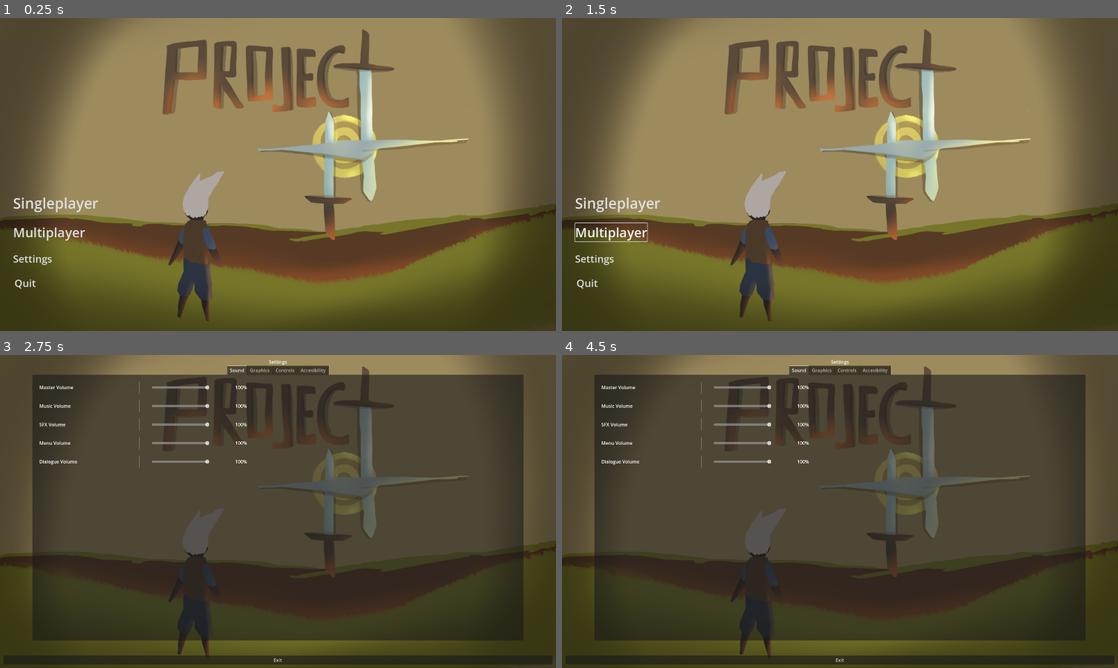
Above: before the commit, frames 1-4 (two rows, left to right).
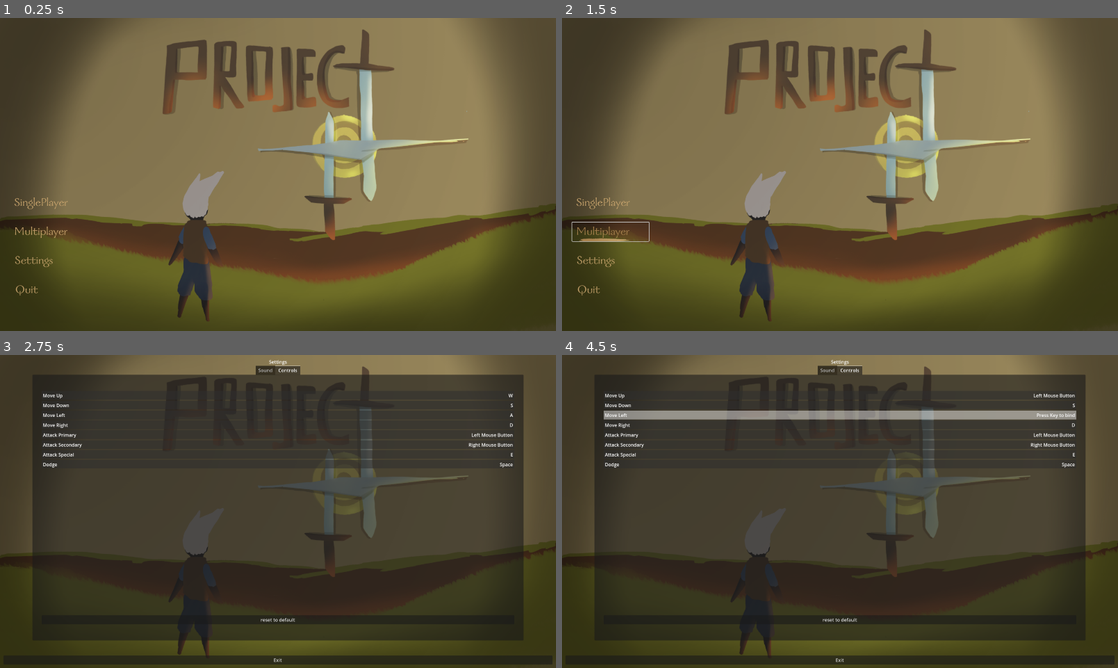
Above: after the commit, the same moments.

Repository: bradlycarpenter/Project-H-Phase-2
Game: Godot game, scene res://local_assets/main_menu/src/main_menu.tscn
Same seed, same stepped clock (60 frames per second), same inputs: the game is played once before the commit and once after it. This scene is started directly instead of the project's main scene.
Inputs (mouse positions are in pixels of both pictures, inside the frame that each line leads up to; where the layout moved, square brackets give the same spot in the first picture):
- Up to frame 1 (0.25 s): no input
- Up to frame 2 (1.5 s): click (612, 202) [617, 202] at 0.5 s; click (612, 230) at 1.25 s
- Up to frame 3 (2.75 s): click (50, 599) [33, 596] at 2 s
- Up to frame 4 (4.5 s): click (840, 395) at 2.77 s; click (840, 405) at 3.52 s; click (840, 414) at 4.27 s

The runs differ from the first frame. In frame 1, 12% of the frame differs, in the area x 2-49%, y 0-89%; in frame 2, 12%, in the area x 1-49%, y 0-89%; in frame 3, 3.4%; in frame 4, 5.8%.

Commit message:
added/main_menu assets

Diff:
--- a/local_assets/main_menu/src/main_menu.gd
+++ b/local_assets/main_menu/src/main_menu.gd
@@ -8,7 +8,8 @@
 @onready var margin_container := $MarginContainer
 @onready var pup_option_menu: SettingMenu = $pup_option_menu
 @onready var audio_stream_player_2d: AudioStreamPlayer2D = $MusicStreamPlayer/AudioStreamPlayer2D
-@export_file("*.tscn") var Level
+@export_file("*.tscn") var single_lvl
+@export_file("*.tscn") var multiplayer_lvl
 
 #const LEVEL_1 = preload(Level)
 
@@ -16,9 +17,14 @@
 func on_start_pressed() -> void:
 	audio_stream_player_2d.play()
 	await get_tree().create_timer(0.2).timeout
-	get_tree().change_scene_to_packed(Level)
+	get_tree().change_scene_to_packed(single_lvl)
+
+func on_multi_player_button() -> void:
+	audio_stream_player_2d.play()
+	get_tree().change_scene_to_packed(multiplayer_lvl)
 
 func on_exit_pressed() -> void:
+	audio_stream_player_2d.play()
 	get_tree().quit()
 
 func on_option_pressed() -> void:
@@ -33,6 +39,7 @@
 
 func handle_connecting_signals() -> void:
 	start_button.button_down.connect(on_start_pressed)
+	multi_player_button.button_down.connect(on_multi_player_button)
 	option_button.button_down.connect(on_option_pressed)
 	exit_button.button_down.connect(on_exit_pressed)
 	pup_option_menu.exit_options_menu.connect(on_exit_option_menu)
--- a/local_assets/main_menu/src/main_menu.tscn
+++ b/local_assets/main_menu/src/main_menu.tscn
@@ -1,26 +1,84 @@
-[gd_scene load_steps=14 format=3 uid="uid://dbt7y8gw23iq8"]
+[gd_scene load_steps=30 format=3 uid="uid://dbt7y8gw23iq8"]
 
 [ext_resource type="Script" path="res://local_assets/main_menu/src/main_menu.gd" id="1_nn26d"]
 [ext_resource type="PackedScene" uid="uid://cbx2n121vhxdh" path="res://local_assets/main_menu/src/pup_option_menu.tscn" id="2_kvfmr"]
 [ext_resource type="Texture2D" uid="uid://ce5u55xhptkk8" path="res://local_assets/main_menu/art/Untitled_Artwork.png" id="2_tncnw"]
+[ext_resource type="Texture2D" uid="uid://bg4q18fkldlpe" path="res://local_assets/main_menu/art/singleplayer_hover.png" id="3_4odbn"]
 [ext_resource type="Script" path="res://local_assets/main_menu/src/pup_option_menu.gd" id="3_gsqtq"]
 [ext_resource type="AudioStream" uid="uid://blbnpyhtal6xi" path="res://local_assets/main_menu/audio/A_Main Menu.ogg" id="4_k24rs"]
+[ext_resource type="Texture2D" uid="uid://de2vwww1glqoy" path="res://local_assets/main_menu/art/singleplayer.png" id="4_r7byn"]
+[ext_resource type="Texture2D" uid="uid://bxe5pmkv5iwv7" path="res://local_assets/main_menu/art/multiplayer_hover.png" id="5_sns03"]
+[ext_resource type="Texture2D" uid="uid://bju6haomi17uv" path="res://local_assets/main_menu/art/multiplayer.png" id="6_81tf0"]
+[ext_resource type="Texture2D" uid="uid://cshd0anf3r0tu" path="res://local_assets/main_menu/art/settings_hover.png" id="7_ceklf"]
+[ext_resource type="Texture2D" uid="uid://d3gfagjg4yalx" path="res://local_assets/main_menu/art/settings.png" id="7_mv1d7"]
+[ext_resource type="Texture2D" uid="uid://xkbpg34oqk60" path="res://local_assets/main_menu/art/quit_hover.png" id="8_24877"]
+[ext_resource type="Texture2D" uid="uid://exwd57i5n87d" path="res://local_assets/main_menu/art/quit.png" id="9_j4xbw"]
 
-[sub_resource type="StyleBoxEmpty" id="StyleBoxEmpty_fj72a"]
+[sub_resource type="StyleBoxEmpty" id="StyleBoxEmpty_f64u8"]
 
-[sub_resource type="StyleBoxEmpty" id="StyleBoxEmpty_v6tue"]
+[sub_resource type="StyleBoxTexture" id="StyleBoxTexture_abxch"]
+texture = ExtResource("3_4odbn")
+texture_margin_left = 265.0
+texture_margin_top = 65.0
+expand_margin_left = 40.0
 
-[sub_resource type="StyleBoxEmpty" id="StyleBoxEmpty_wtqao"]
+[sub_resource type="StyleBoxEmpty" id="StyleBoxEmpty_td7f8"]
 
-[sub_resource type="StyleBoxEmpty" id="StyleBoxEmpty_nvo0b"]
+[sub_resource type="StyleBoxTexture" id="StyleBoxTexture_d6pm7"]
+texture = ExtResource("4_r7byn")
+texture_margin_left = 265.0
+texture_margin_top = 65.0
+expand_margin_left = 40.0
 
-[sub_resource type="StyleBoxEmpty" id="StyleBoxEmpty_w7vyn"]
+[sub_resource type="StyleBoxEmpty" id="StyleBoxEmpty_yecsr"]
 
-[sub_resource type="StyleBoxEmpty" id="StyleBoxEmpty_o4rbc"]
+[sub_resource type="StyleBoxTexture" id="StyleBoxTexture_84wup"]
+texture = ExtResource("5_sns03")
+texture_margin_left = 265.0
+texture_margin_top = 65.0
+expand_margin_left = 40.0
 
-[sub_resource type="StyleBoxEmpty" id="StyleBoxEmpty_3a4ow"]
+[sub_resource type="StyleBoxEmpty" id="StyleBoxEmpty_8x3pr"]
 
-[sub_resource type="StyleBoxEmpty" id="StyleBoxEmpty_x8jca"]
+[sub_resource type="StyleBoxTexture" id="StyleBoxTexture_i3m6o"]
+texture = ExtResource("6_81tf0")
+texture_margin_left = 265.0
+texture_margin_top = 65.0
+expand_margin_left = 40.0
+axis_stretch_horizontal = 1
+axis_stretch_vertical = 1
+
+[sub_resource type="StyleBoxEmpty" id="StyleBoxEmpty_hwwdl"]
+
+[sub_resource type="StyleBoxTexture" id="StyleBoxTexture_r3s4o"]
+texture = ExtResource("7_ceklf")
+texture_margin_left = 265.0
+texture_margin_top = 65.0
+expand_margin_left = 70.0
+
+[sub_resource type="StyleBoxEmpty" id="StyleBoxEmpty_bni21"]
+
+[sub_resource type="StyleBoxTexture" id="StyleBoxTexture_dlfeu"]
+texture = ExtResource("7_mv1d7")
+texture_margin_left = 265.0
+texture_margin_top = 65.0
+expand_margin_left = 65.0
+
+[sub_resource type="StyleBoxEmpty" id="StyleBoxEmpty_belvu"]
+
+[sub_resource type="StyleBoxTexture" id="StyleBoxTexture_1op6a"]
+texture = ExtResource("8_24877")
+texture_margin_left = 265.0
+texture_margin_top = 65.0
+expand_margin_left = 90.0
+
+[sub_resource type="StyleBoxEmpty" id="StyleBoxEmpty_i7wka"]
+
+[sub_resource type="StyleBoxTexture" id="StyleBoxTexture_bb5vi"]
+texture = ExtResource("9_j4xbw")
+texture_margin_left = 265.0
+texture_margin_top = 65.0
+expand_margin_left = 90.0
 
 [node name="main_menu" type="Control"]
 process_mode = 3
@@ -43,10 +101,10 @@
 anchors_preset = 15
 anchor_right = 1.0
 anchor_bottom = 1.0
-offset_left = 33.0
-offset_top = 523.0
-offset_right = -1391.0
-offset_bottom = -60.0
+offset_left = 23.0
+offset_top = 522.0
+offset_right = -1420.0
+offset_bottom = -27.0
 grow_horizontal = 2
 grow_vertical = 2
 theme_override_constants/margin_left = 12
@@ -77,39 +135,44 @@
 alignment = 1
 
 [node name="start_button" type="Button" parent="MarginContainer/HBoxContainer/VBoxContainer"]
-custom_minimum_size = Vector2(120, 32)
 layout_mode = 2
+size_flags_horizontal = 0
+size_flags_vertical = 4
 theme_override_font_sizes/font_size = 50
-theme_override_styles/hover = SubResource("StyleBoxEmpty_fj72a")
-theme_override_styles/normal = SubResource("StyleBoxEmpty_v6tue")
-text = "Singleplayer"
+theme_override_styles/hover_pressed_mirrored = SubResource("StyleBoxEmpty_f64u8")
+theme_override_styles/hover = SubResource("StyleBoxTexture_abxch")
+theme_override_styles/pressed = SubResource("StyleBoxEmpty_td7f8")
+theme_override_styles/normal = SubResource("StyleBoxTexture_d6pm7")
 
 [node name="multi_player_button" type="Button" parent="MarginContainer/HBoxContainer/VBoxContainer"]
 custom_minimum_size = Vector2(120, 32)
 layout_mode = 2
 size_flags_horizontal = 0
-theme_override_font_sizes/font_size = 45
-theme_override_styles/hover = SubResource("StyleBoxEmpty_wtqao")
-theme_override_styles/normal = SubResource("StyleBoxEmpty_nvo0b")
-text = "Multiplayer"
+theme_override_font_sizes/font_size = 50
+theme_override_styles/hover_pressed_mirrored = SubResource("StyleBoxEmpty_yecsr")
+theme_override_styles/hover = SubResource("StyleBoxTexture_84wup")
+theme_override_styles/pressed = SubResource("StyleBoxEmpty_8x3pr")
+theme_override_styles/normal = SubResource("StyleBoxTexture_i3m6o")
 
 [node name="option_button" type="Button" parent="MarginContainer/HBoxContainer/VBoxContainer"]
 custom_minimum_size = Vector2(120, 32)
 layout_mode = 2
 size_flags_horizontal = 0
 theme_override_font_sizes/font_size = 35
-theme_override_styles/hover = SubResource("StyleBoxEmpty_w7vyn")
-theme_override_styles/normal = SubResource("StyleBoxEmpty_o4rbc")
-text = "Settings"
+theme_override_styles/hover_pressed_mirrored = SubResource("StyleBoxEmpty_hwwdl")
+theme_override_styles/hover = SubResource("StyleBoxTexture_r3s4o")
+theme_override_styles/pressed = SubResource("StyleBoxEmpty_bni21")
+theme_override_styles/normal = SubResource("StyleBoxTexture_dlfeu")
 
 [node name="exit_button" type="Button" parent="MarginContainer/HBoxContainer/VBoxContainer"]
 custom_minimum_size = Vector2(120, 32)
 layout_mode = 2
 size_flags_horizontal = 0
 theme_override_font_sizes/font_size = 35
-theme_override_styles/hover = SubResource("StyleBoxEmpty_3a4ow")
-theme_override_styles/normal = SubResource("StyleBoxEmpty_x8jca")
-text = "Quit    "
+theme_override_styles/hover_pressed_mirrored = SubResource("StyleBoxEmpty_belvu")
+theme_override_styles/hover = SubResource("StyleBoxTexture_1op6a")
+theme_override_styles/pressed = SubResource("StyleBoxEmpty_i7wka")
+theme_override_styles/normal = SubResource("StyleBoxTexture_bb5vi")
 
 [node name="pup_option_menu" parent="." instance=ExtResource("2_kvfmr")]
 visible = false
--- a/local_assets/main_menu/src/pup_option_menu_container.tscn
+++ b/local_assets/main_menu/src/pup_option_menu_container.tscn
@@ -27,9 +27,10 @@
 grow_horizontal = 2
 grow_vertical = 2
 tab_alignment = 1
-current_tab = 0
+current_tab = 1
 
 [node name="Sound" type="TabBar" parent="TabContainer"]
+visible = false
 layout_mode = 2
 metadata/_tab_index = 0
 
@@ -71,52 +72,9 @@
 layout_mode = 2
 bus_name = "Dialogue"
 
-[node name="Graphics" type="TabBar" parent="TabContainer"]
-visible = false
+[node name="Controls" type="TabBar" parent="TabContainer"]
 layout_mode = 2
 metadata/_tab_index = 1
-
-[node name="MarginContainer" type="MarginContainer" parent="TabContainer/Graphics"]
-layout_mode = 1
-anchors_preset = 15
-anchor_right = 1.0
-anchor_bottom = 1.0
-grow_horizontal = 2
-grow_vertical = 2
-theme_override_constants/margin_left = 24
-theme_override_constants/margin_top = 24
-theme_override_constants/margin_right = 24
-theme_override_constants/margin_bottom = 24
-
-[node name="VBoxContainer" type="VBoxContainer" parent="TabContainer/Graphics/MarginContainer"]
-layout_mode = 2
-theme_override_constants/separation = 64
-alignment = 1
-
-[node name="Label" type="Label" parent="TabContainer/Graphics/MarginContainer/VBoxContainer"]
-layout_mode = 2
-text = "test"
-
-[node name="Label2" type="Label" parent="TabContainer/Graphics/MarginContainer/VBoxContainer"]
-layout_mode = 2
-text = "test"
-
-[node name="Label3" type="Label" parent="TabContainer/Graphics/MarginContainer/VBoxContainer"]
-layout_mode = 2
-text = "test"
-
-[node name="Label4" type="Label" parent="TabContainer/Graphics/MarginContainer/VBoxContainer"]
-layout_mode = 2
-text = "test"
-
-[node name="Label5" type="Label" parent="TabContainer/Graphics/MarginContainer/VBoxContainer"]
-layout_mode = 2
-text = "test"
-
-[node name="Controls" type="TabBar" parent="TabContainer"]
-visible = false
-layout_mode = 2
-metadata/_tab_index = 2
 
 [node name="MarginContainer" type="MarginContainer" parent="TabContainer/Controls"]
 layout_mode = 1
@@ -141,35 +99,8 @@
 [node name="rebind_settings" parent="TabContainer/Controls/MarginContainer/VBoxContainer" instance=ExtResource("2_i7f0n")]
 layout_mode = 2
 size_flags_vertical = 3
-script = null
 
 [node name="HSeparator2" type="HSeparator" parent="TabContainer/Controls/MarginContainer/VBoxContainer"]
 layout_mode = 2
 theme_override_constants/separation = 20
 theme_override_styles/separator = SubResource("StyleBoxEmpty_fjbvb")
-
-[node name="Accesibility" type="TabBar" parent="TabContainer"]
-visible = false
-layout_mode = 2
-metadata/_tab_index = 3
-
-[node name="MarginContainer" type="MarginContainer" parent="TabContainer/Accesibility"]
-layout_mode = 1
-anchors_preset = 15
-anchor_right = 1.0
-anchor_bottom = 1.0
-grow_horizontal = 2
-grow_vertical = 2
-theme_override_constants/margin_left = 24
-theme_override_constants/margin_top = 24
-theme_override_constants/margin_right = 24
-theme_override_constants/margin_bottom = 24
-
-[node name="VBoxContainer" type="VBoxContainer" parent="TabContainer/Accesibility/MarginContainer"]
-layout_mode = 2
-theme_override_constants/separation = 64
-alignment = 1
-
-[node name="Label" type="Label" parent="TabContainer/Accesibility/MarginContainer/VBoxContainer"]
-layout_mode = 2
-text = "test"
--- a/project.godot
+++ b/project.godot
@@ -20,6 +20,7 @@
 window/size/viewport_width=1920
 window/size/viewport_height=1080
 window/size/mode=3
+window/size/initial_position_type=2
 window/stretch/mode="viewport"
 
 [input]
Binary file changed: local_assets/main_menu/art/Untitled_Artwork.png
Binary file added: local_assets/main_menu/art/multiplayer.png
Not shown, added: local_assets/main_menu/art/multiplayer.png.import
Binary file added: local_assets/main_menu/art/multiplayer_hover.png
Not shown, added: local_assets/main_menu/art/multiplayer_hover.png.import
Binary file added: local_assets/main_menu/art/quit.png
Not shown, added: local_assets/main_menu/art/quit.png.import
Binary file added: local_assets/main_menu/art/quit_hover.png
Not shown, added: local_assets/main_menu/art/quit_hover.png.import
Binary file added: local_assets/main_menu/art/settings.png
Not shown, added: local_assets/main_menu/art/settings.png.import
Binary file added: local_assets/main_menu/art/settings_hover.png
(and 5 more such lines)
